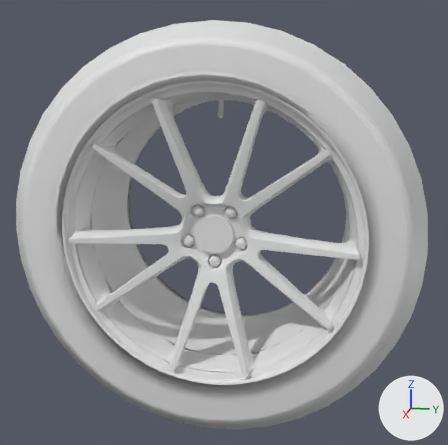
The glTF model public/parts/wheel_kagami.glb as it was, and as the next commit left it.
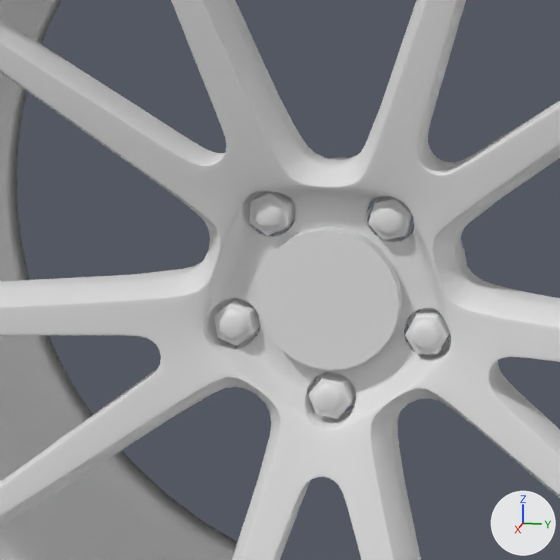
Old and new are each drawn whole from a 50 mm lens placed at (0.874, 0.175, 0.219), pointed at (0.0, 0.0, 0.001) and again close up on the part from 28% to 62% of the width and 34% to 69% of the height. The axes (+X, +Y, +Z) are drawn at lower right. The lights are the same throughout. The last two pictures show the newer version. Where no turn or scale is listed for an object, it has been applied to the vertices. Vertices at exactly the same position are counted once.

In view in the first close-up: 'Wheel'.
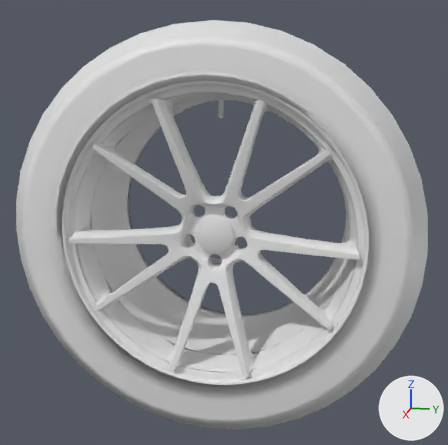
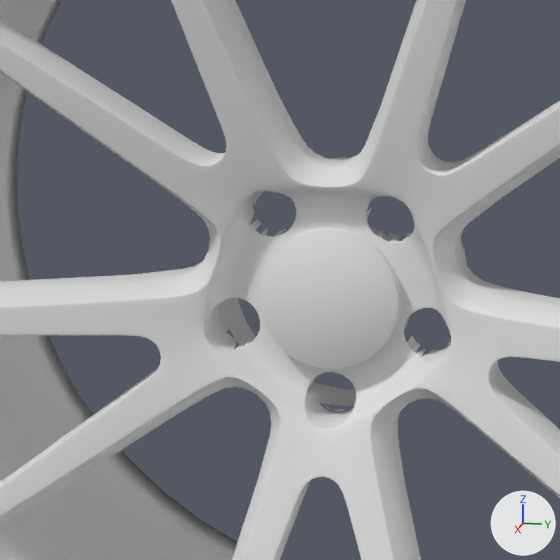
Pixel boxes (x1, y1, x2, y2) of what changed, in the close-ups (560 x 560 px):
part 1 of me_wheels_wheel_kagami, deleted
    before: (250, 191, 296, 236)
part 2 of me_wheels_wheel_kagami, deleted
    before: (368, 196, 414, 240)
part 3 of me_wheels_wheel_kagami, deleted
    before: (309, 372, 356, 419)
part 4 of me_wheels_wheel_kagami, deleted
    before: (214, 298, 260, 346)
part 5 of me_wheels_wheel_kagami, deleted
    before: (405, 308, 451, 354)
part 6 of me_wheels_wheel_kagami, cut back
    before: (258, 226, 402, 370)
    after: (259, 227, 401, 369)

Patch to the scene script:
```diff
--- a/public/parts/wheel_kagami.glb.py
+++ b/public/parts/wheel_kagami.glb.py
@@ mat_rimlip @@
+mat_rimlip = principled_material('RimLip')
+mat_rimlip.base_color = (0.8, 0.8, 0.8)  # white #e7e7e7
@@ me_wheels_wheel_kagami @@
 # used by ob_wheel; location = (0.0, 0.0, 0.0)
-me_wheels_wheel_kagami.from_pydata(...)  # 6011 vertices, 10683 faces; spans x -0.125..0.125, y -0.28..0.28, z -0.28..0.28
+me_wheels_wheel_kagami.from_pydata(...)  # 5621 vertices, 10032 faces; spans x -0.125..0.125, y -0.28..0.28, z -0.28..0.28
+# me_wheels_wheel_kagami part 1: the loose piece of 89 vertices spanning x 0.058..0.069, y -0.031..-0.014, z 0.023..0.041 is deleted
+# me_wheels_wheel_kagami part 2: the loose piece of 85 vertices spanning x 0.058..0.069, y 0.014..0.032, z 0.022..0.04 is deleted
+# me_wheels_wheel_kagami part 3: the loose piece of 85 vertices spanning x 0.058..0.069, y -0.009..0.009, z -0.047..-0.03 is deleted
+# me_wheels_wheel_kagami part 4: the loose piece of 82 vertices spanning x 0.058..0.069, y -0.045..-0.028, z -0.021..-0.003 is deleted
+# me_wheels_wheel_kagami part 5: the loose piece of 81 vertices spanning x 0.058..0.069, y 0.028..0.046, z -0.02..-0.003 is deleted
+# me_wheels_wheel_kagami part 6
+# 40 vertices are removed from x 0.061..0.069, y -0.027..0.027, z -0.027..0.027
+# 72 faces are deleted
+# 32 vertices are added at x 0.058, y -0.026..0.026, z -0.026..0.026
+# 8 new vertices lie (-0.011, 0.0, 0.0) away from vertices in x 0.069, y -0.027..0.027, z -0.027..0.027
+# 32 new vertices lie (0.011, 0.0, 0.0) away from vertices in x 0.058, y -0.026..0.026, z -0.026..0.026
+# 120 new faces join them, mat_chrome (white #e7e7e7)
 me_wheels_wheel_kagami.materials.append(mat_rim)
@@ me_wheels_wheel_kagami @@
 me_wheels_wheel_kagami.materials.append(mat_tire)
+me_wheels_wheel_kagami.materials.append(mat_rimlip)  # white #e7e7e7
```
